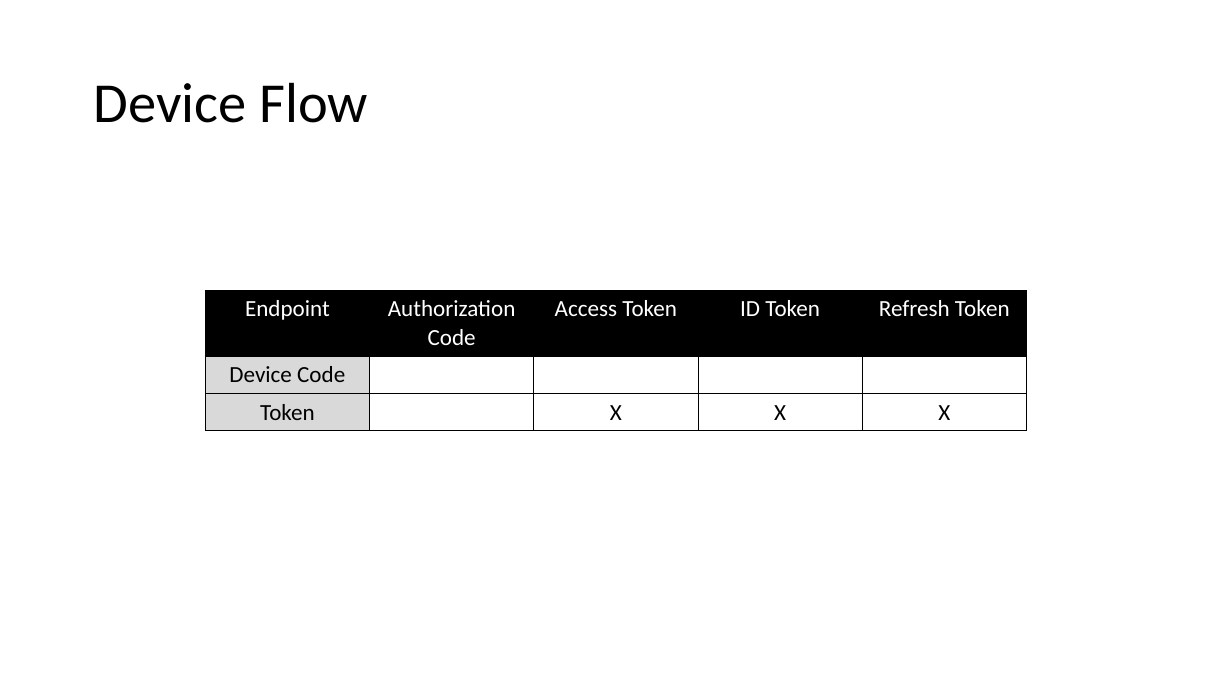
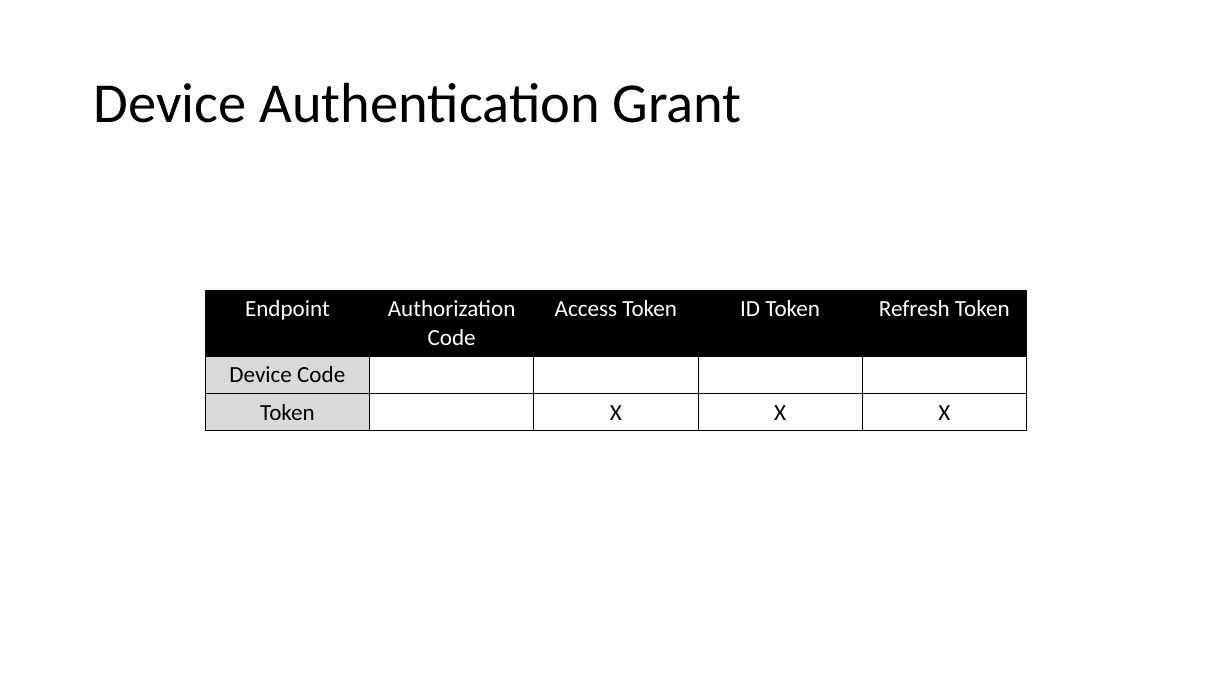
Before and after one commit to danielwagn3r/openid-workshop, a slide deck: slide 43 of OpenID Connect & OAuth.pptx. Drawn at 1232x693 pixels with LibreOffice and Linux fonts; fonts in the diff are those of the drawing. Boxes give left, top, right and bottom in pixels: in the first picture for what was removed or moved away, otherwise in the second. Text is boxed around its words. In the diff, an @@ line names an element or a change of style, - is before the commit and + after.

```diff
--- a/OpenID Connect & OAuth.pptx
+++ b/OpenID Connect & OAuth.pptx
@@ title at <box>94,82,742,123</box>: text changed @@
-Device Flow
+Device Authentication Grant
```
Also in this commit, not shown: 15 other slides changed, 1 slide added, 1 slide removed.
